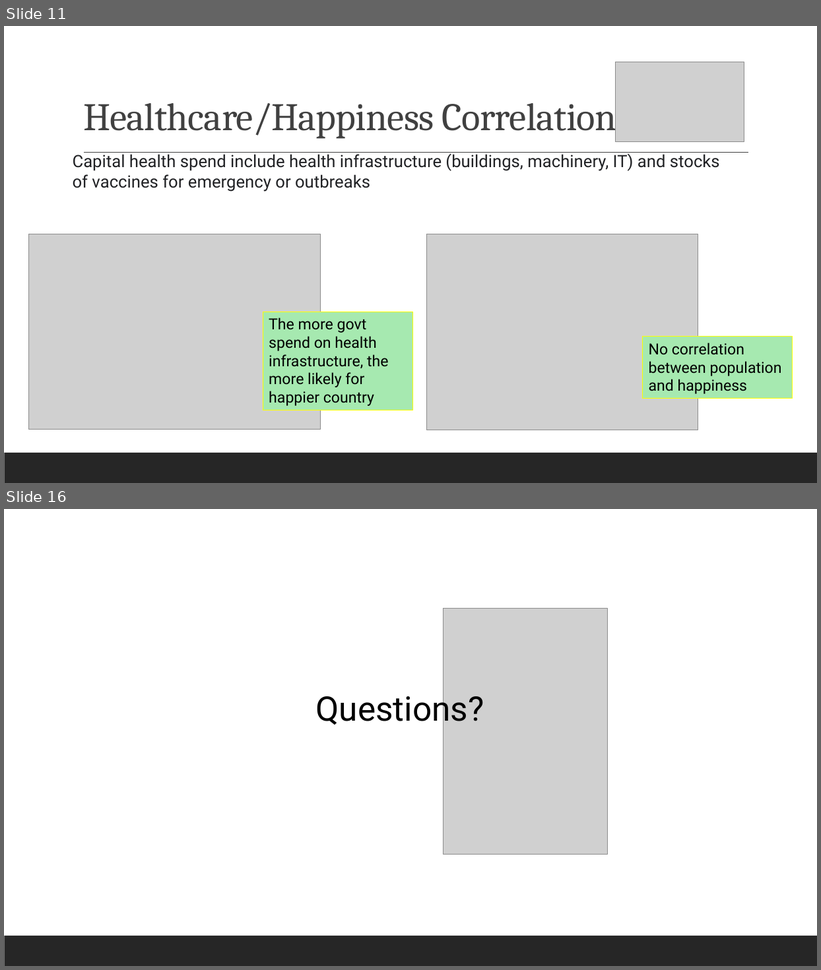
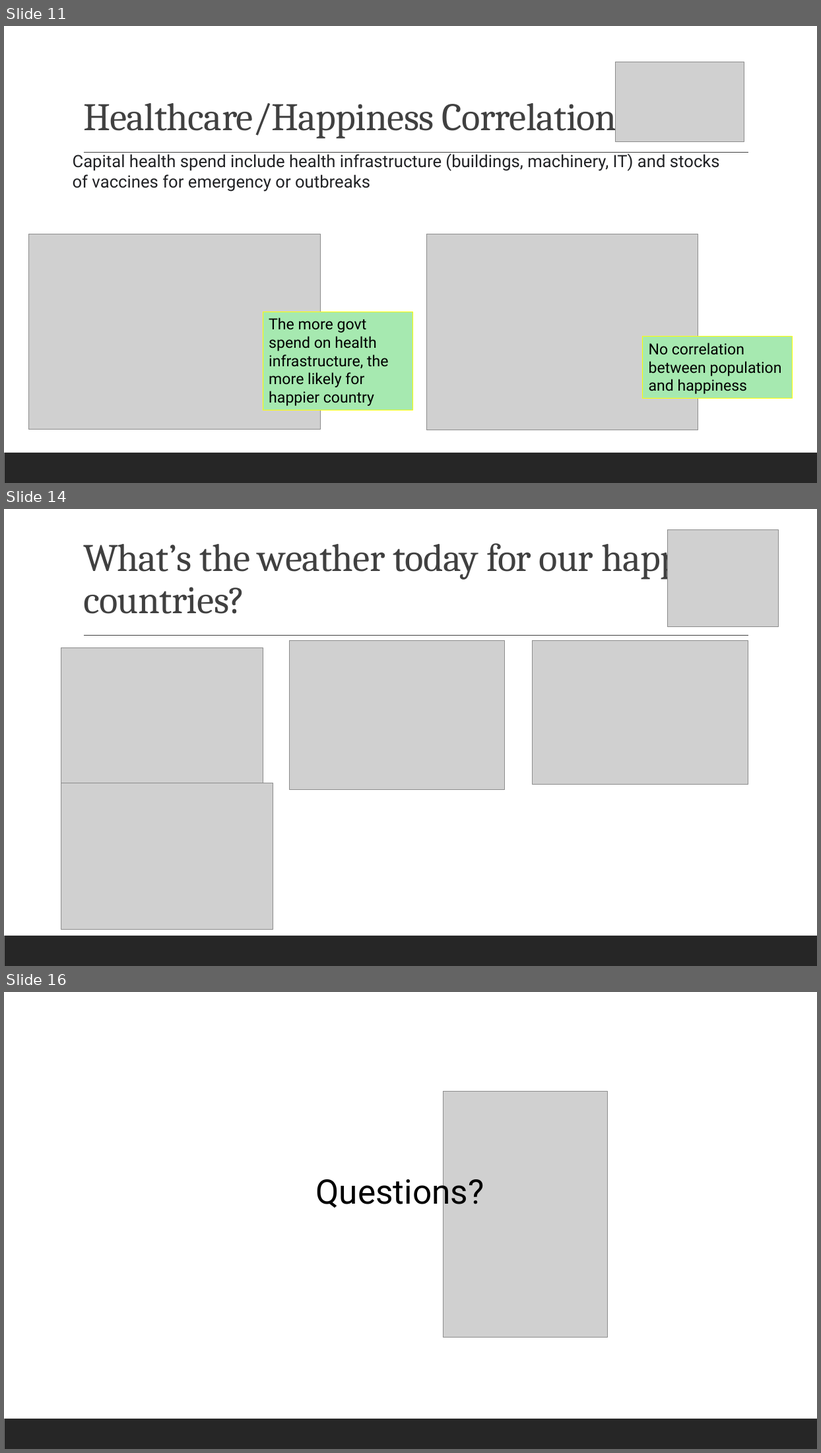
Before and after one commit to reginesgit/Factors-Contributing-to-a-Countrys-Happiness, a slide deck: Anaconda_Results_Presentation.pptx. Shown one above the other, each under a label of ours: slides 11 and 16 before the commit, slides 11, 14 and 16 after it; the slides between them are not shown. The pictures are 821x970 and 821x1453 pixels, drawn with LibreOffice and Linux fonts; fonts in the diff are those of the drawing; grey boxes stand for pictures. Boxes give left, top, right and bottom in pixels: in the first picture for what was removed or moved away, otherwise in the second. Text is boxed around its words. In the diff, an @@ line names an element or a change of style, - is before the commit and + after.

```diff
--- a/Anaconda_Results_Presentation.pptx
+++ b/Anaconda_Results_Presentation.pptx
@@ slide 14 added at box(4, 509, 817, 966), background #FFFFFF; not listed: 2 template elements that a slide beside it also shows @@
@@ title added at box(83, 535, 698, 614), 46 pt, text #404040 @@
+What’s the weather today for our happy countries?
@@ picture added at box(668, 529, 779, 626) @@
@@ picture added at box(290, 641, 505, 789) @@
@@ picture added at box(533, 641, 748, 784) @@
@@ picture added at box(61, 648, 263, 784) @@
@@ picture added at box(61, 783, 273, 930) @@
```
Also in this commit, not shown: 8 slides changed, 1 slide removed, 2 other files.
